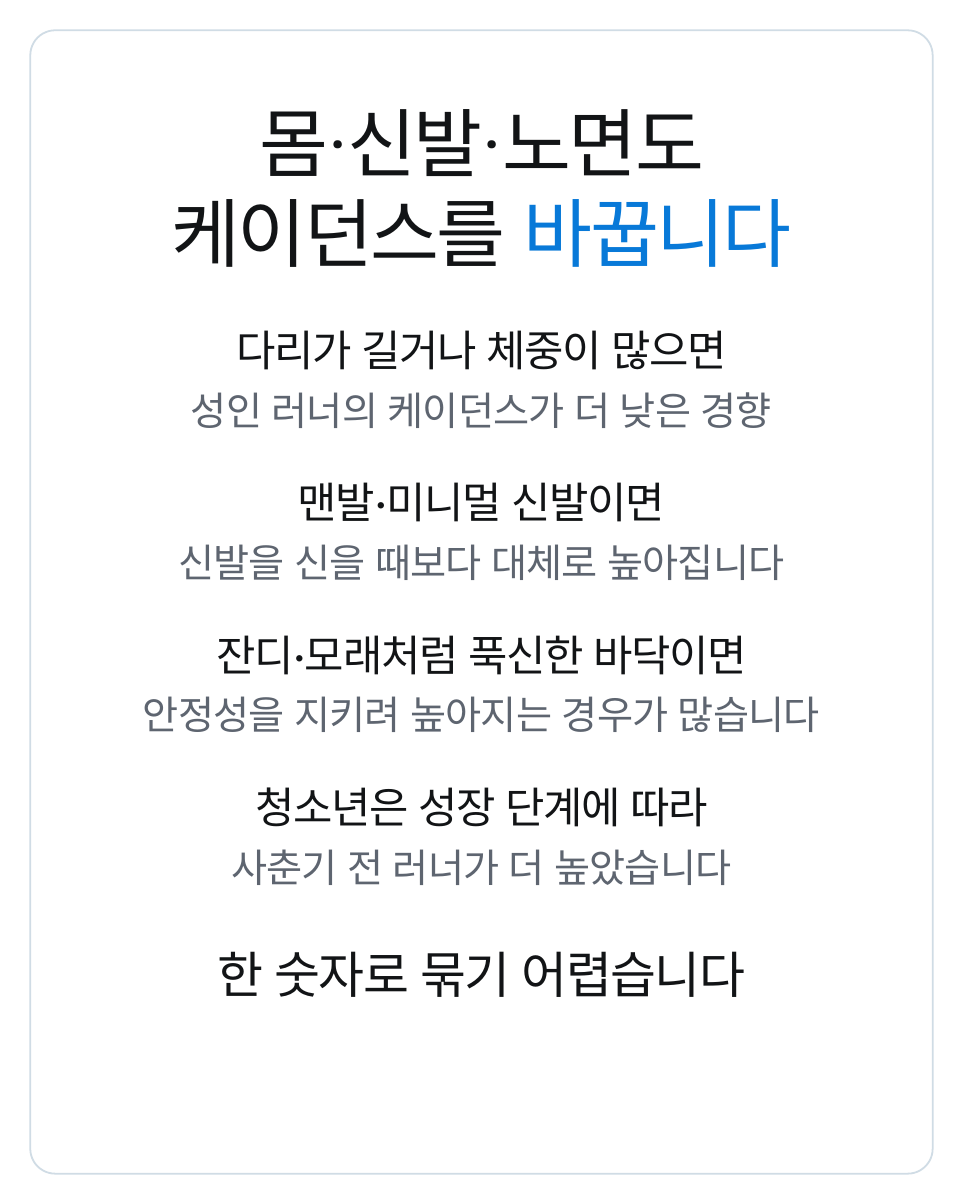
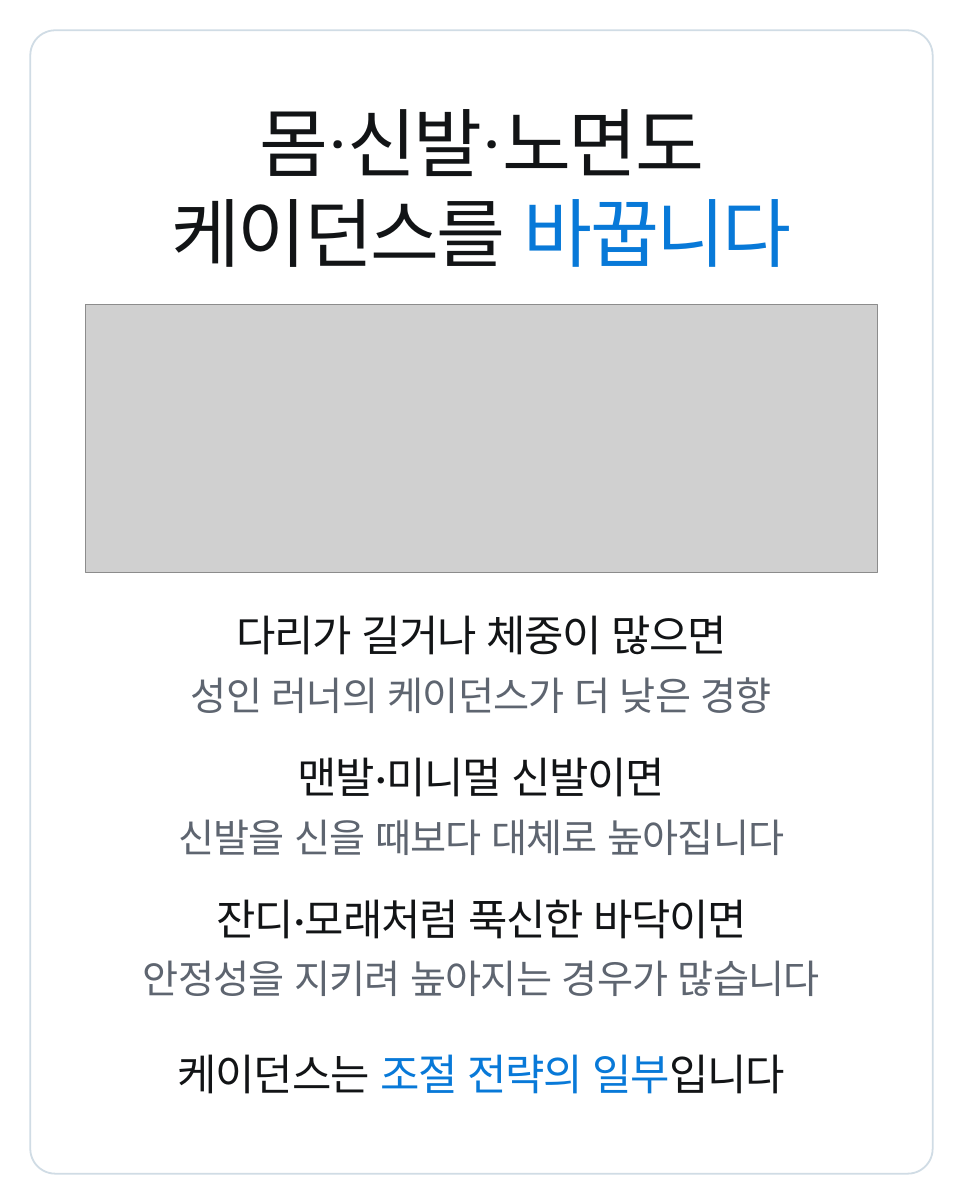
Before and after one commit to js920915-cyber/New-box, a slide deck: slide 4 of content/cadence-180-rule/adobe-express/cadence-180-rule-express.pptx. Drawn at 963x1204 pixels with LibreOffice and Linux fonts; fonts in the diff are those of the drawing; grey boxes stand for pictures. Boxes give left, top, right and bottom in pixels: in the first picture for what was removed or moved away, otherwise in the second. Text is boxed around its words. In the diff, an @@ line names an element or a change of style, - is before the commit and + after.

```diff
--- a/content/cadence-180-rule/adobe-express/cadence-180-rule-express.pptx
+++ b/content/cadence-180-rule/adobe-express/cadence-180-rule-express.pptx
@@ picture added at <box>86,305,877,572</box> @@
@@ text "다리가 길거나 체중이 많으면": place and size @@
-text "다리가 길거나 체중이 많으면" at <box>236,330,727,370</box>
+text "다리가 길거나 체중이 많으면" at <box>236,615,727,655</box>
@@ text "성인 러너의 케이던스가 더 낮은 ...": place and size @@
-text "성인 러너의 케이던스가 더 낮은 ..." at <box>191,392,772,428</box>
+text "성인 러너의 케이던스가 더 낮은 ..." at <box>191,677,772,713</box>
@@ text "맨발·미니멀 신발이면": place and size @@
-text "맨발·미니멀 신발이면" at <box>298,482,665,522</box>
+text "맨발·미니멀 신발이면" at <box>298,757,665,797</box>
@@ text removed at <box>255,787,707,827</box> @@
-청소년은 성장 단계에 따라
@@ text "신발을 신을 때보다 대체로 높아집니다": place and size @@
-text "신발을 신을 때보다 대체로 높아집니다" at <box>178,544,784,580</box>
+text "신발을 신을 때보다 대체로 높아집니다" at <box>178,819,784,855</box>
@@ text removed at <box>231,849,731,885</box> @@
-사춘기 전 러너가 더 높았습니다
@@ text "잔디·모래처럼 푹신한 바닥이면": place and size @@
-text "잔디·모래처럼 푹신한 바닥이면" at <box>216,635,747,675</box>
+text "잔디·모래처럼 푹신한 바닥이면" at <box>216,899,747,939</box>
@@ text "안정성을 지키려 높아지는 경우가 많습니다": place and size @@
-text "안정성을 지키려 높아지는 경우가 많습니다" at <box>143,696,820,732</box>
+text "안정성을 지키려 높아지는 경우가 많습니다" at <box>143,960,820,996</box>
@@ text removed at <box>217,951,746,997</box> @@
-한 숫자로 묶기 어렵습니다
@@ text added at <box>178,1054,785,1094</box>, 36 pt, text #121416 @@
+케이던스는 조절 전략의 일부입니다
```
Also in this commit, not shown: 1 other slide changed, 1 slide added, 1 slide removed, 31 other files.
